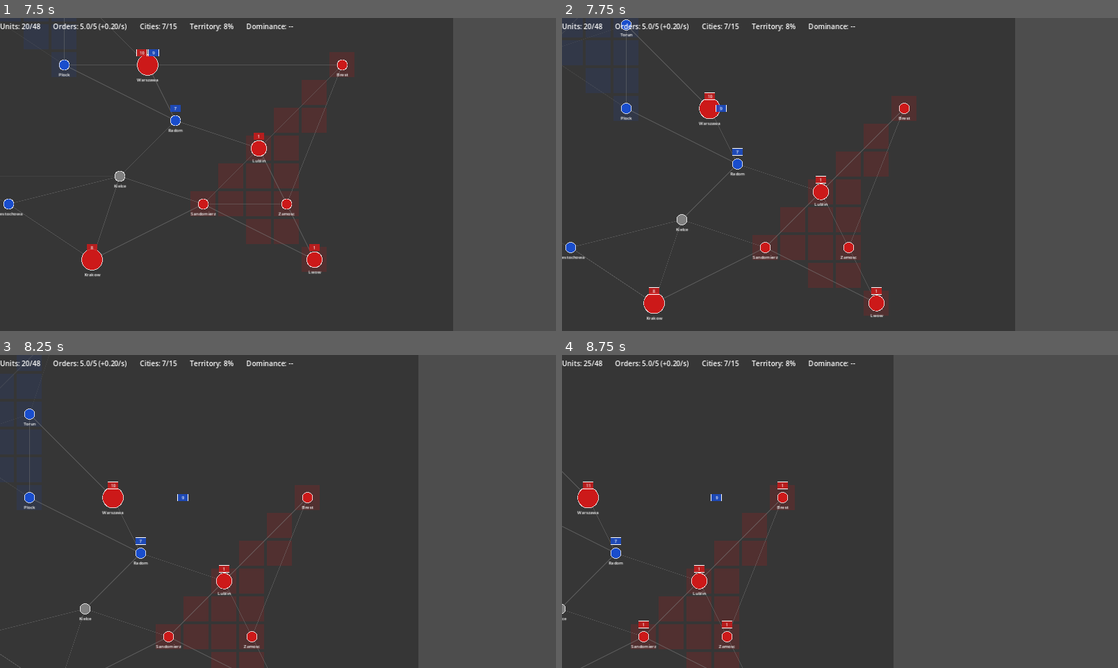
Above: before the commit, frames 1-4 (two rows, left to right).
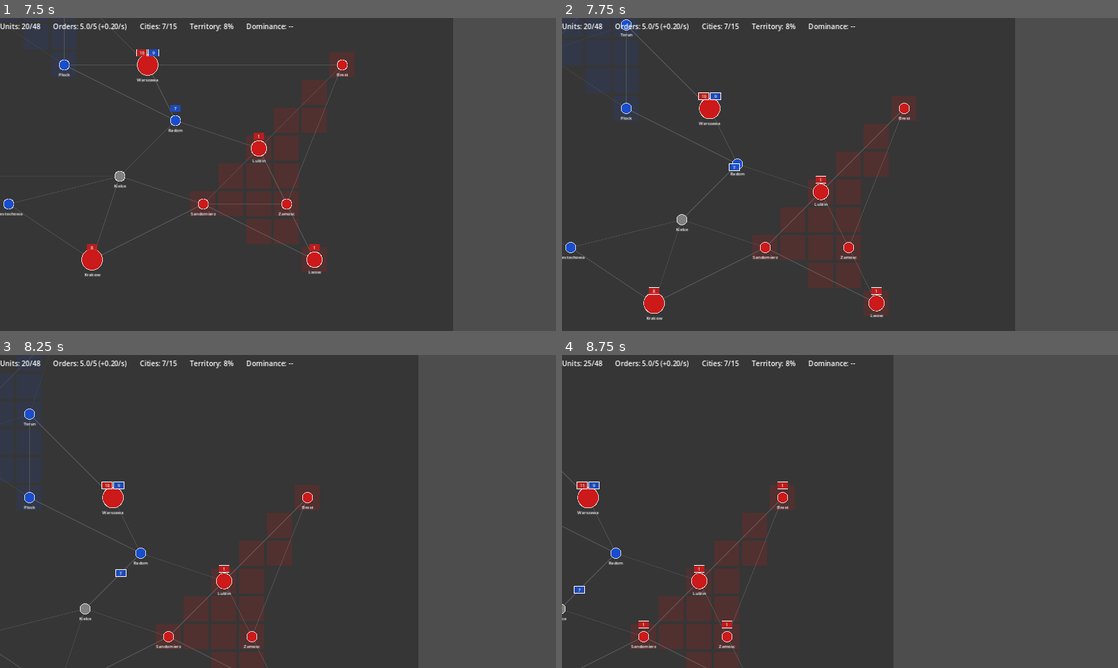
Above: after the commit, the same moments.

Repository: Ztein/Ashes-of-the-Vistula
Game: Godot game, scene res://scenes/main.tscn
Same seed, same stepped clock (60 frames per second), same inputs: the game is played once before the commit and once after it.
Inputs (mouse positions are in pixels of both pictures, inside the frame that each line leads up to):
- Up to frame 1 (7.5 s): click "Start Game" at 0.5 s; tap Enter at 1.25 s; move the mouse to (278, 161) at 1.27 s; hold Right (ui_right) 1.28-2.03 s; tap F at 1.35, 4.35, 7.35 s; click (278, 161) at 1.42 s; move the mouse to (266, 243) at 2.02 s; hold Down (ui_down) 2.03-2.78 s; tap G at 2.1, 5.1 s; click (266, 243) at 2.17 s; move the mouse to (94, 233) at 2.77 s; hold Right (ui_right) 2.78-3.53 s; tap R at 2.85, 5.85 s; click (94, 233) at 2.92 s; move the mouse to (194, 224) at 3.52 s; hold Up (ui_up) 3.53-4.28 s; tap Tab at 3.6, 6.6 s; click (194, 224) at 3.67 s; move the mouse to (72, 290) at 4.27 s; hold Left (ui_left) 4.28-5.78 s; click (72, 290) at 4.42 s; move the mouse to (55, 77) at 5.02 s; click (55, 77) at 5.17 s; move the mouse to (100, 105) at 5.77 s; hold Down (ui_down) 5.78-6.53 s; click (100, 105) at 5.92 s; move the mouse to (83, 149) at 6.52 s; hold Right (ui_right) 6.53-7.28 s; click (83, 149) at 6.67 s; move the mouse to (294, 168) at 7.27 s; hold Up (ui_up) from 7.28 s (still down); click (294, 168) at 7.42 s
- Up to frame 2 (7.75 s): keep holding Up (ui_up)
- Up to frame 3 (8.25 s): move the mouse to (122, 599) at 8.02 s; release Up (ui_up) at 8.03 s; hold Right (ui_right) from 8.03 s (still down); tap G at 8.1 s; click (122, 599) at 8.17 s
- Up to frame 4 (8.75 s): keep holding Right (ui_right)

Frame 1 is identical in both runs. In frame 2, 0.2% of the frame differs, in the area x 24-33%, y 23-49%; in frame 3, 0.2%, in the area x 18-34%, y 40-71%; in frame 4, 0.2%.

Commit message:
feat: block movement past enemy stacks (pinning mechanic)
Stacks cannot move out of a city where enemy stacks are present.
AI accounts for pinning when evaluating moves.

Co-Authored-By: Claude Opus 4.6 <noreply@anthropic.com>

Diff:
--- a/scripts/ai/ai_controller.gd
+++ b/scripts/ai/ai_controller.gd
@@ -215,7 +215,16 @@
 
 
 func _is_stack_committed(stack: UnitStack) -> bool:
-	return _committed_stacks.has(stack.id) or stack.is_moving
+	return _committed_stacks.has(stack.id) or stack.is_moving or _is_pinned(stack)
+
+
+func _is_pinned(stack: UnitStack) -> bool:
+	## A stack is pinned if enemy stacks are present at the same city.
+	for other in _game_state.get_all_stacks():
+		var s: UnitStack = other as UnitStack
+		if s.owner_id != _player_id and s.city_id == stack.city_id and not s.is_moving and not s.is_empty():
+			return true
+	return false
 
 
 func _add_move_command(stack: UnitStack, target_city_id: int) -> void:
--- a/scripts/simulation/game_state.gd
+++ b/scripts/simulation/game_state.gd
@@ -242,6 +242,10 @@
 	if stack.is_moving:
 		return false
 	if not _are_adjacent(stack.city_id, target_city_id):
+		return false
+
+	# Cannot move out of a city where enemy stacks are present (pinning)
+	if _has_enemy_stacks_at_city(player_id, stack.city_id):
 		return false
 
 	var cost: int = int(_balance.get("command", {}).get("order_costs", {}).get("move_stack", 1))
@@ -581,6 +585,15 @@
 	return lo * 10000 + hi
 
 
+func _has_enemy_stacks_at_city(player_id: int, city_id: int) -> bool:
+	for stack_obj in _stacks.values():
+		var s: UnitStack = stack_obj as UnitStack
+		if s.owner_id != player_id and s.city_id == city_id and not s.is_moving:
+			if not s.is_empty():
+				return true
+	return false
+
+
 func _recalculate_commands_for_player(player_id: int) -> void:
 	var owned := _get_owned_cities(player_id)
 	_command_system.recalculate(player_id, owned, _balance)
--- a/tests/integration/test_game_loop.gd
+++ b/tests/integration/test_game_loop.gd
@@ -487,6 +487,56 @@
 	assert_false(success, "commands blocked after game over")
 
 
+# --- Movement blocked by enemy presence ---
+
+func test_move_blocked_when_enemy_stacks_present() -> void:
+	## Stacks cannot leave a city where enemy stacks are present.
+	var gs := _make_multi_siege_gs()  # P0 has 2 stacks at city 1 (enemy), P1 has 1 stack there
+	var p0_stacks := gs.get_stacks_at_city(0, 1)
+	assert_gte(p0_stacks.size(), 1, "P0 has stacks at city 1")
+	var sid: int = p0_stacks[0].id
+	# City 0 is adjacent to city 1. Try to move back.
+	var success := gs.submit_command({
+		"type": "move_stack", "player_id": 0,
+		"stack_id": sid, "target_city_id": 0,
+	})
+	assert_false(success, "move should be blocked by enemy presence")
+
+
+func test_move_allowed_without_enemy_stacks() -> void:
+	var gs := _make_simple_gs()
+	var sid: int = gs.get_stacks_at_city(0, 0)[0].id
+	# No enemies at city 0
+	var success := gs.submit_command({
+		"type": "move_stack", "player_id": 0,
+		"stack_id": sid, "target_city_id": 1,
+	})
+	assert_true(success, "move should succeed with no enemies at origin")
+
+
+func test_move_allowed_after_enemies_destroyed() -> void:
+	## Once enemies are eliminated, the stack should be free to move.
+	var gs := _make_multi_siege_gs()
+	# Start siege to eliminate P1 defenders
+	var p0_stacks := gs.get_stacks_at_city(0, 1)
+	gs.submit_command({"type": "start_siege", "player_id": 0, "stack_id": p0_stacks[0].id})
+	# Tick until battle resolves — P0 has 10 inf, P1 has 3 inf
+	for i in range(500):
+		gs.tick()
+		if gs.get_city(1).owner_id == 0:
+			break
+	assert_eq(gs.get_city(1).owner_id, 0, "P0 should have captured city 1")
+	# Now P0 stacks should be free to move
+	var remaining_stacks := gs.get_stacks_at_city(0, 1)
+	if not remaining_stacks.is_empty():
+		var sid: int = remaining_stacks[0].id
+		var success := gs.submit_command({
+			"type": "move_stack", "player_id": 0,
+			"stack_id": sid, "target_city_id": 0,
+		})
+		assert_true(success, "move should succeed after enemies destroyed")
+
+
 # --- Extended Determinism ---
 
 func test_determinism_100_tick_replay() -> void:
